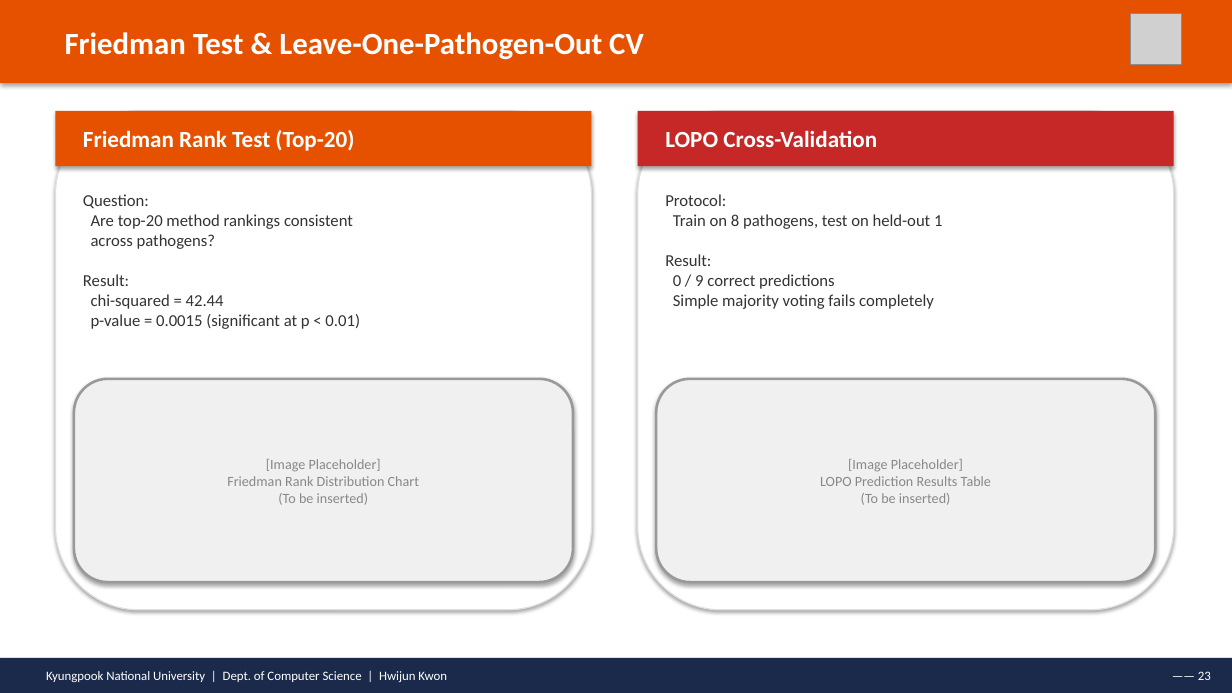
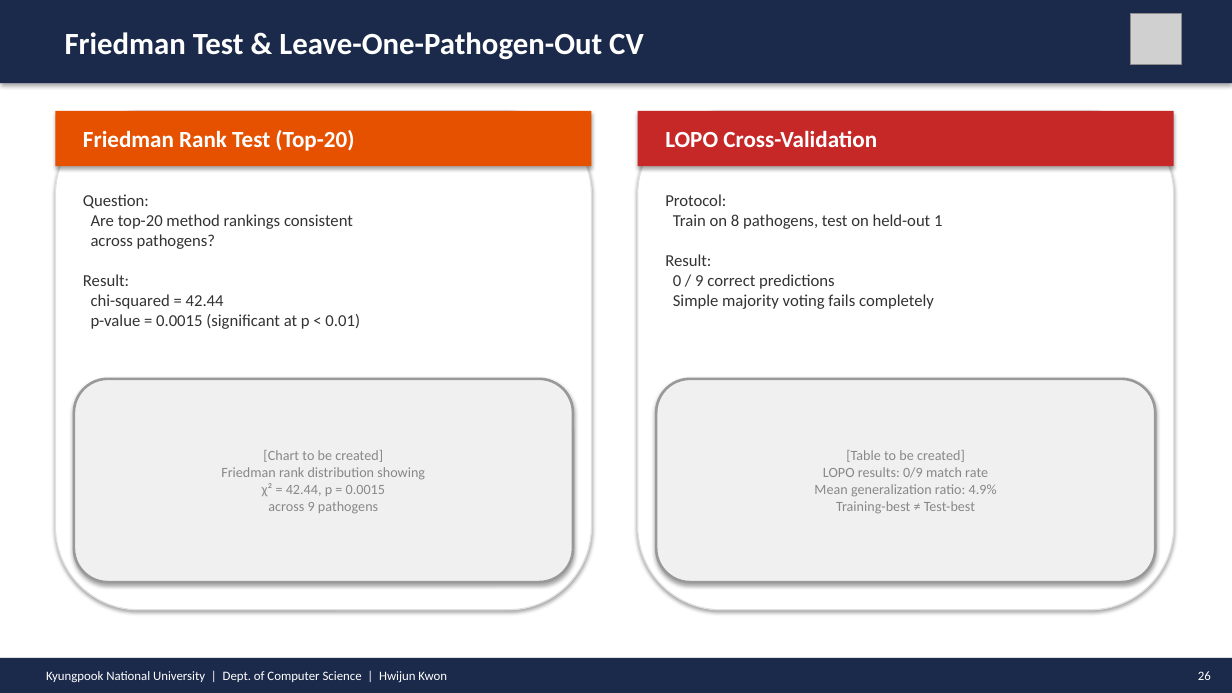
Before and after one commit to hwijunkwon/mutbench, a slide deck: slide 26 of paper/ppt/MutBench_Defense_v4.pptx (slide 23 before the commit). Drawn at 1232x693 pixels with LibreOffice and Linux fonts; fonts in the diff are those of the drawing; grey boxes stand for pictures. Boxes give left, top, right and bottom in pixels: in the first picture for what was removed or moved away, otherwise in the second. Text is boxed around its words. In the diff, an @@ line names an element or a change of style, - is before the commit and + after.

```diff
--- a/paper/ppt/MutBench_Defense_v4.pptx
+++ b/paper/ppt/MutBench_Defense_v4.pptx
@@ rectangle at (0, 0, 1232, 83): fill #E65100 to #1B2A4A @@
@@ text in rounded rectangle at (221, 450, 425, 513): text changed @@
-[Image Placeholder]
-Friedman Rank Distribution Chart
-(To be inserted)
+[Chart to be created]
+Friedman rank distribution showing
+χ² = 42.44, p = 0.0015
+across 9 pathogens
@@ text in rounded rectangle at (814, 450, 997, 513): text changed @@
-[Image Placeholder]
-LOPO Prediction Results Table
-(To be inserted)
+[Table to be created]
+LOPO results: 0/9 match rate
+Mean generalization ratio: 4.9%
+Training-best ≠ Test-best
@@ text at (1198, 671, 1211, 680): text changed @@
-—— 23
+26
```
Also in this commit, not shown: 28 other slides changed, 6 slides added, 3 slides removed, 1 other file.
